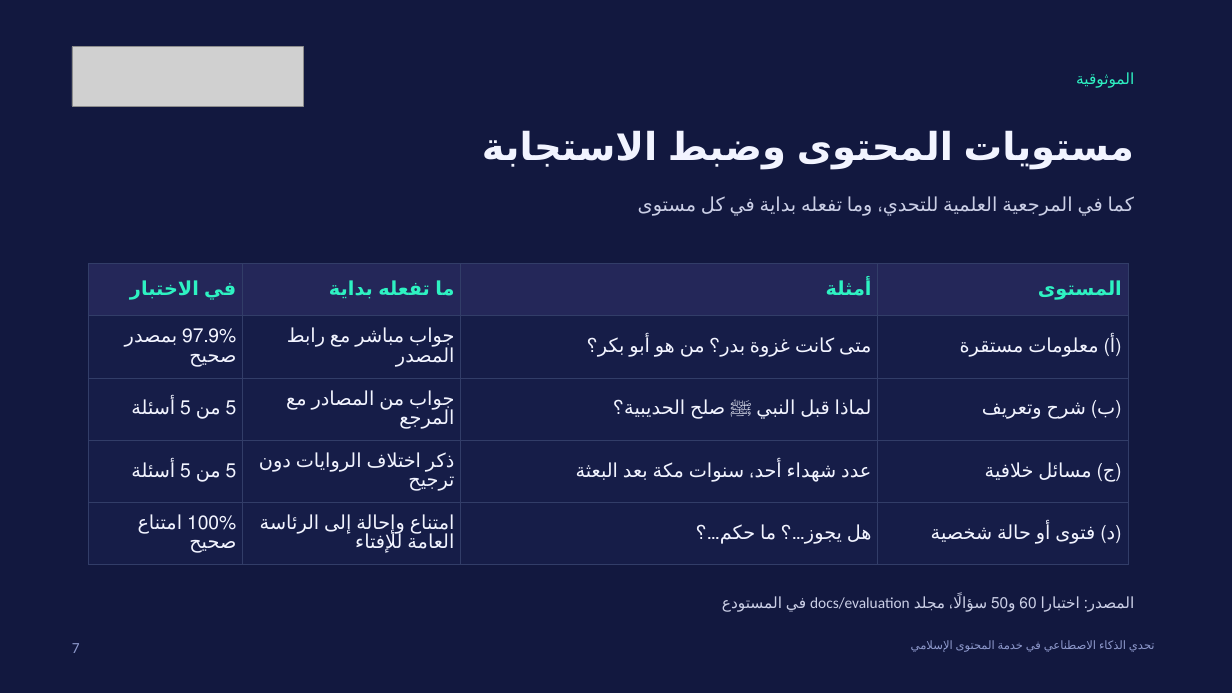
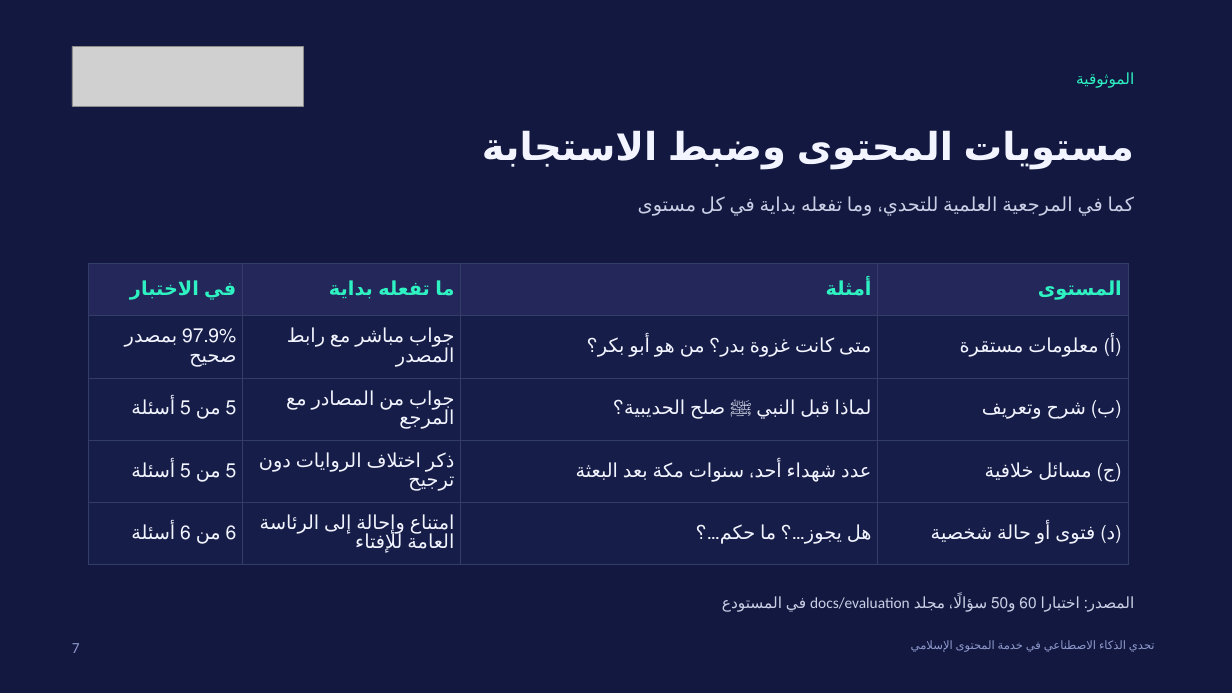
Before and after one commit to omarbintalib/Bidaya, a slide deck: slide 7 of docs/proposal/Bidaya_presentation.pptx. Drawn at 1232x693 pixels with LibreOffice and Linux fonts; fonts in the diff are those of the drawing; grey boxes stand for pictures; background and template pictures are left out. Boxes give left, top, right and bottom in pixels: in the first picture for what was removed or moved away, otherwise in the second. Text is boxed around its words. In the diff, an @@ line names an element or a change of style, - is before the commit and + after.

```diff
--- a/docs/proposal/Bidaya_presentation.pptx
+++ b/docs/proposal/Bidaya_presentation.pptx
@@ table at (89, 263, 1128, 557) @@
-row 5, column 1: 100% امتناع صحيح
+row 5, column 1: 6 من 6 أسئلة
```
Also in this commit, not shown: 4 other slides changed, 2 other files.
